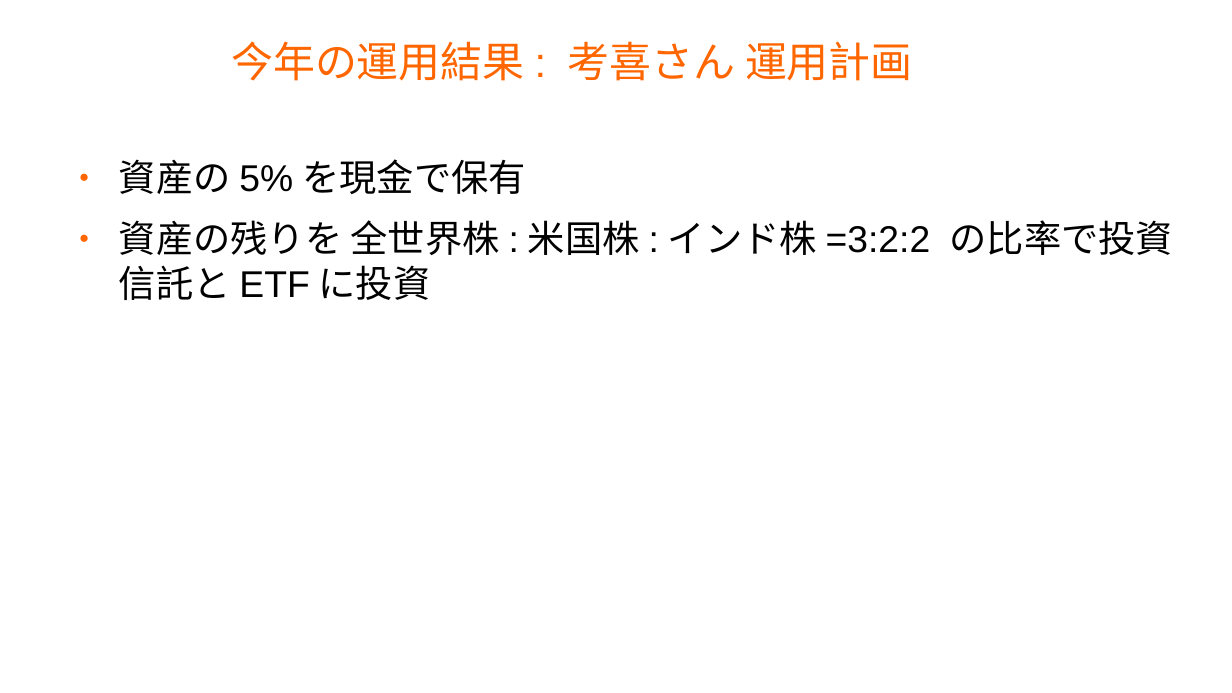
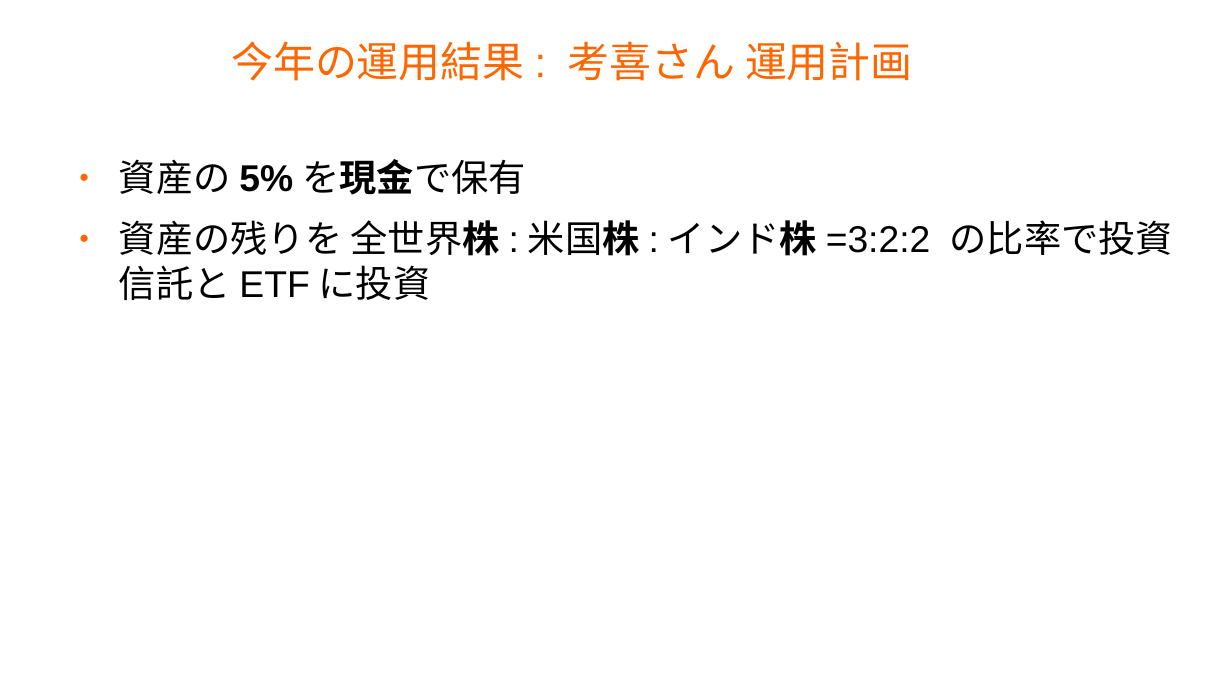
Before and after one commit to master-q/masterq-docs, a slide deck: slide 27 of presentations/20231126-invest_report/20231126-invest_report.odp. Drawn at 1232x693 pixels with LibreOffice and Linux fonts; fonts in the diff are those of the drawing; background and template pictures are left out. Boxes give left, top, right and bottom in pixels: in the first picture for what was removed or moved away, otherwise in the second. Text is boxed around its words. In the diff, an @@ line names an element or a change of style, - is before the commit and + after.

```diff
--- a/presentations/20231126-invest_report/20231126-invest_report.odp
+++ b/presentations/20231126-invest_report/20231126-invest_report.odp
@@ text "資産の5%を現金で保有" at box(119, 159, 1174, 300): bold on in "資産の5%を現金で保有", "全世界株:米国株:インド株=3:2:2" @@
```
Also in this commit, not shown: 6 other slides changed, 2 slides added.
